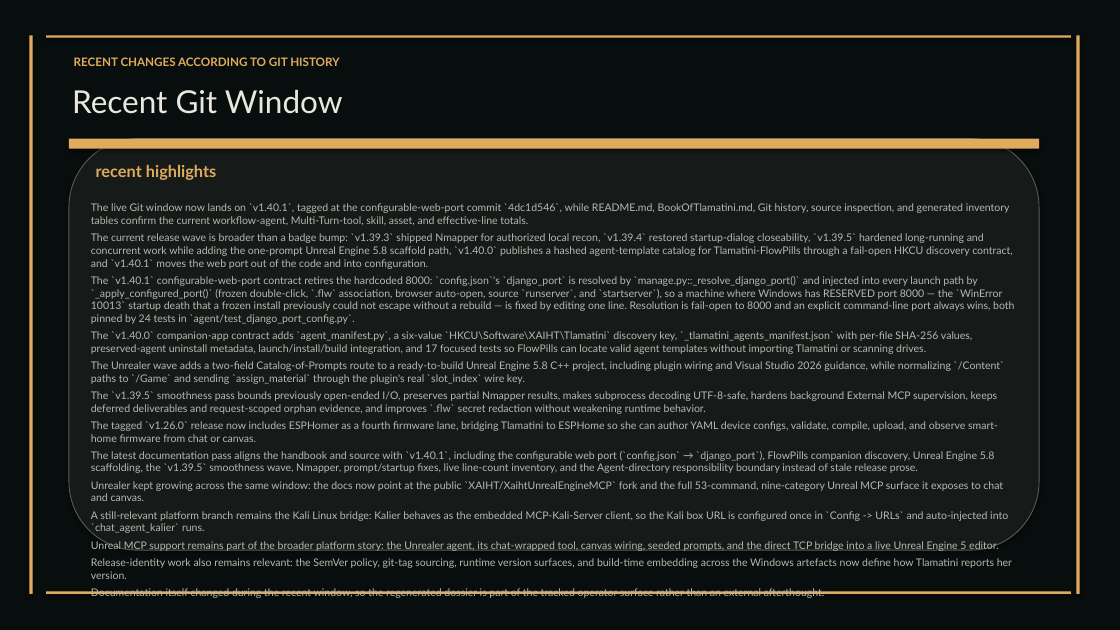
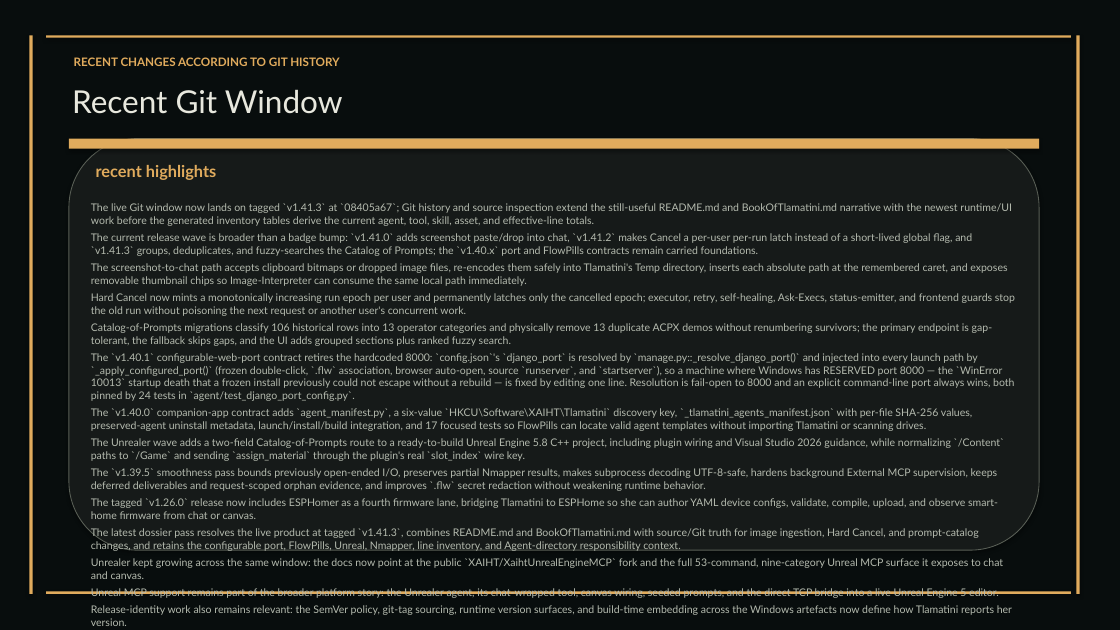
Before and after one commit to XAIHT/Tlamatini, a slide deck: slide 103 of Tlamatini_eXtended_Artificial_Intelligence_Humanly_Tempered.pptx (slide 96 before the commit). Drawn at 1120x630 pixels with LibreOffice and Linux fonts; fonts in the diff are those of the drawing. Boxes give left, top, right and bottom in pixels: in the first picture for what was removed or moved away, otherwise in the second. Text is boxed around its words. In the diff, an @@ line names an element or a change of style, - is before the commit and + after.

Commit message:
Updating visual doccumentation, by Tlamatini's-AutoBot.

```diff
--- a/Tlamatini_eXtended_Artificial_Intelligence_Humanly_Tempered.pptx
+++ b/Tlamatini_eXtended_Artificial_Intelligence_Humanly_Tempered.pptx
@@ text at box(91, 203, 1015, 346): text changed @@
-The live Git window now lands on `v1.40.1`, tagged at the configurable-web-port commit `4dc1d546`, while README.md, BookOfTlamatini.md, Git history, source inspection, and generated inventory tables confirm the current workflow-agent, Multi-Turn-tool, skill, asset, and effective-line totals.
-The current release wave is broader than a badge bump: `v1.39.3` shipped Nmapper for authorized local recon, `v1.39.4` restored startup-dialog closeability, `v1.39.5` hardened long-running and concurrent work while adding the one-prompt Unreal Engine 5.8 scaffold path, `v1.40.0` publishes a hashed agent-template catalog for Tlamatini-FlowPills through a fail-open HKCU discovery contract, and `v1.40.1` moves the web port out of the code and into configuration.
+The live Git window now lands on tagged `v1.41.3` at `08405a67`; Git history and source inspection extend the still-useful README.md and BookOfTlamatini.md narrative with the newest runtime/UI work before the generated inventory tables derive the current agent, tool, skill, asset, and effective-line totals.
+The current release wave is broader than a badge bump: `v1.41.0` adds screenshot paste/drop into chat, `v1.41.2` makes Cancel a per-user per-run latch instead of a short-lived global flag, and `v1.41.3` groups, deduplicates, and fuzzy-searches the Catalog of Prompts; the `v1.40.x` port and FlowPills contracts remain carried foundations.
+The screenshot-to-chat path accepts clipboard bitmaps or dropped image files, re-encodes them safely into Tlamatini's Temp directory, inserts each absolute path at the remembered caret, and exposes removable thumbnail chips so Image-Interpreter can consume the same local path immediately.
+Hard Cancel now mints a monotonically increasing run epoch per user and permanently latches only the cancelled epoch; executor, retry, self-healing, Ask-Execs, status-emitter, and frontend guards stop the old run without poisoning the next request or another user's concurrent work.
+Catalog-of-Prompts migrations classify 106 historical rows into 13 operator categories and physically remove 13 duplicate ACPX demos without renumbering survivors; the primary endpoint is gap-tolerant, the fallback skips gaps, and the UI adds grouped sections plus ranked fuzzy search.
@@ text at box(91, 528, 979, 552): text changed @@
-The latest documentation pass aligns the handbook and source with `v1.40.1`, including the configurable web port (`config.json` → `django_port`), FlowPills companion discovery, Unreal Engine 5.8 scaffolding, the `v1.39.5` smoothness wave, Nmapper, prompt/startup fixes, live line-count inventory, and the Agent-directory responsibility boundary instead of stale release prose.
+The latest dossier pass resolves the live product at tagged `v1.41.3`, combines README.md and BookOfTlamatini.md with source/Git truth for image ingestion, Hard Cancel, and prompt-catalog changes, and retains the configurable port, FlowPills, Unreal, Nmapper, line inventory, and Agent-directory responsibility context.
@@ text at box(91, 511, 1008, 534): paragraph removed @@
-A still-relevant platform branch remains the Kali Linux bridge: Kalier behaves as the embedded MCP-Kali-Server client, so the Kali box URL is configured once in `Config -> URLs` and auto-injected into `chat_agent_kalier` runs.
```
Also in this commit, not shown: 55 other slides changed, 9 slides added, 1 slide removed, 2 other files.
